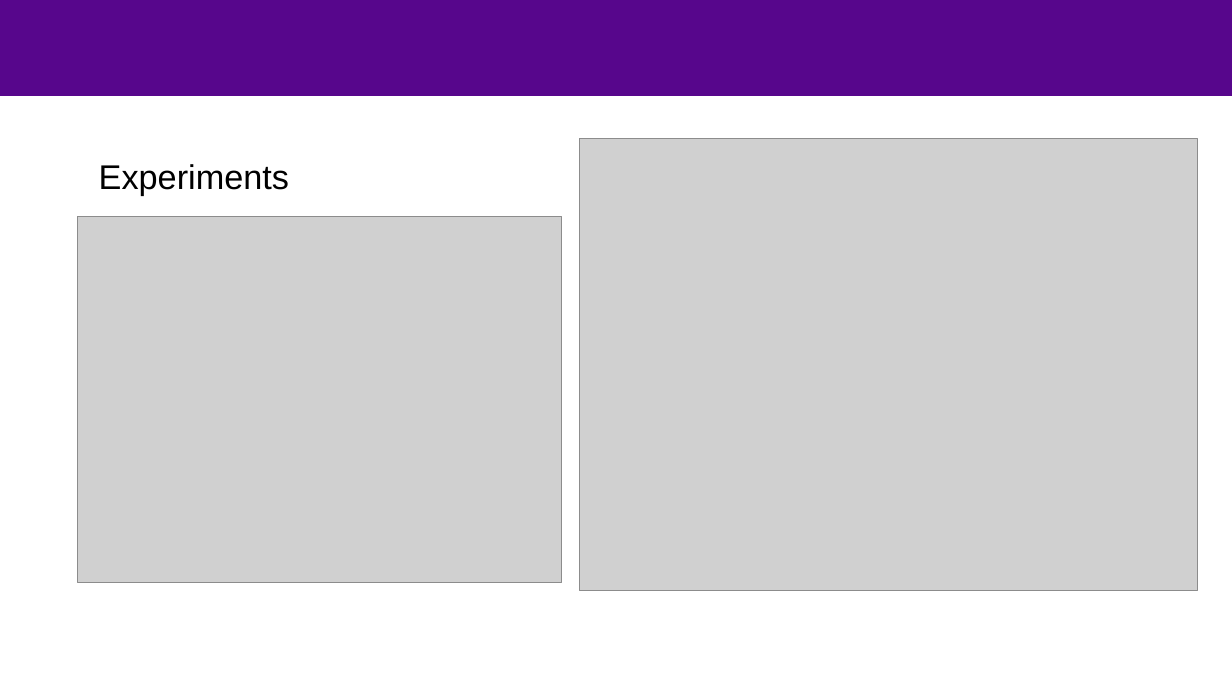
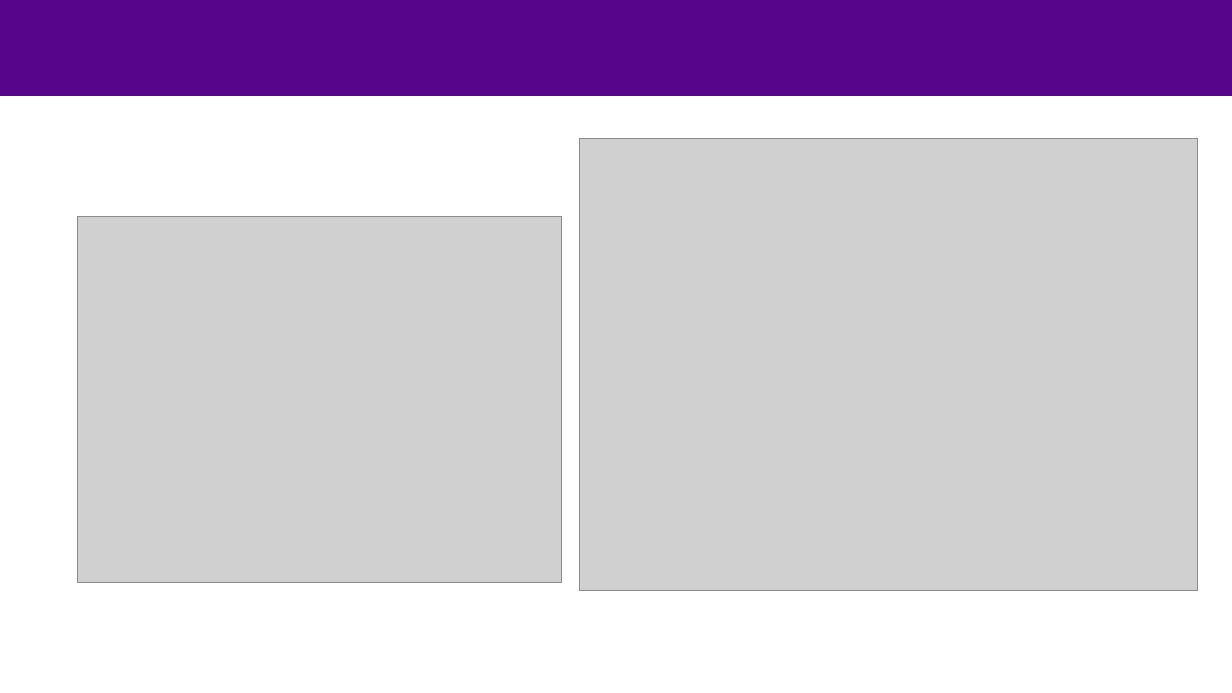
Before and after one commit to mustafafu/mec_request_routing, a slide deck: slide 21 of common_script/Presentation/FinalPresentation.pptx. Drawn at 1232x693 pixels with LibreOffice and Linux fonts; fonts in the diff are those of the drawing; grey boxes stand for pictures; background and template pictures are left out. Boxes give left, top, right and bottom in pixels: in the first picture for what was removed or moved away, otherwise in the second. Text is boxed around its words. In the diff, an @@ line names an element or a change of style, - is before the commit and + after.

```diff
--- a/common_script/Presentation/FinalPresentation.pptx
+++ b/common_script/Presentation/FinalPresentation.pptx
@@ text removed at [99,164,289,196] @@
-Experiments
```
Also in this commit, not shown: 2 other slides changed, 1 slide removed, 3 other files.
